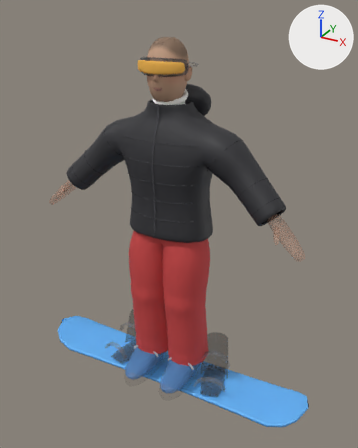
Renders of the FBX model Assets/Summit/Resources/Rider/Paul.fbx from each side of a commit.
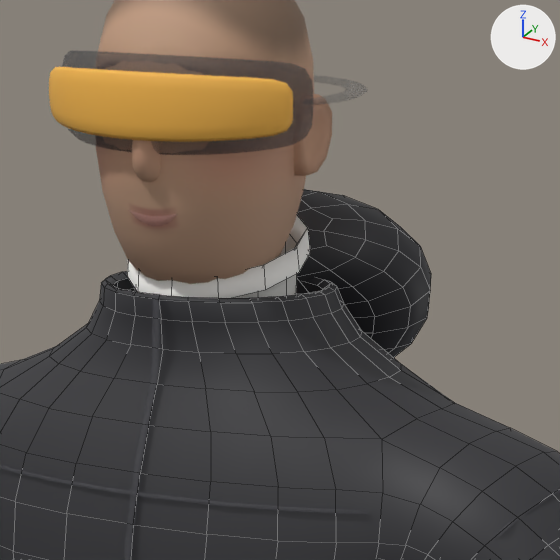
Each version appears first whole from a camera (50 mm lens) standing at (1.128, -1.955, 1.86) and looking at (0.05, 0.005, 0.88), and next in a close-up on the part from 36% to 66% of the width and 10% to 35% of the height. The axes (+X, +Y, +Z) are drawn at upper right. The lights are the same throughout. The older version's two pictures come first. The close-ups show mesh edges as thin lines. Vertices at exactly the same position are counted once.

In view in the first close-up: 'HeroBody', 'HeroHead'.
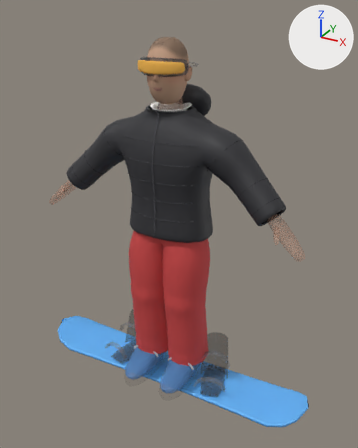
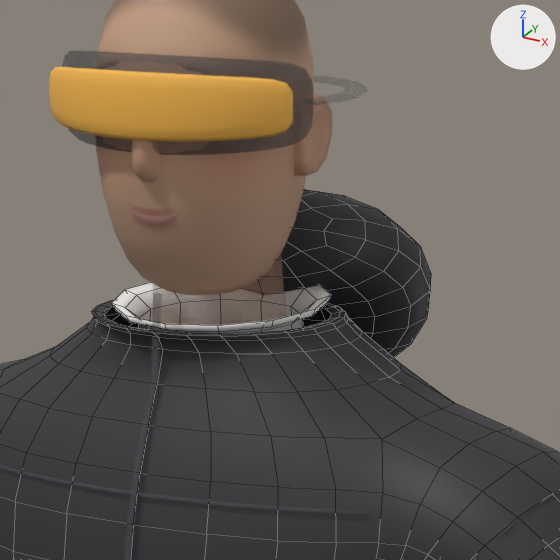
The newer file adds a shape key; the second version is drawn at full value of the shape key 'CollarDown' of 'HeroBody', and the change is written as the vertex moves it makes.

What differs and where, as boxes (x1, y1, x2, y2) in the close-ups (560 x 560 px; the box of a moved part takes in the faces that stretch with it):
```json
{"part": 1, "of": "me_herobody", "change": "moved or reshaped", "before": [86, 216, 362, 354], "after": [86, 282, 362, 354]}
```

The change, as JSON lines over the scene's bpy script:
```json
{"block": "me_herobody", "where": "me_herobody.from_pydata(...)  # 1318 vertices, 1264 faces; spans x -0.58..0.581, y -0.145..0.225, z 0.827..1.533"}
{"block": "me_herobody", "where": "# used by ob_herobody; location = (0.0, 0.0, 0.0)"}
{"block": "me_herobody", "change": "me_herobody part 1: 144 of 1318 vertices moved; they spanned x -0.108..0.108, y -0.087..0.121, z 1.445..1.522 and now span x -0.113..0.113, y -0.096..0.126, z 1.434..1.458; mean shift (0.0, 0.0, -0.026); largest move (0.0, 0.093, 1.522) -> (0.0, 0.116, 1.458)"}
```
